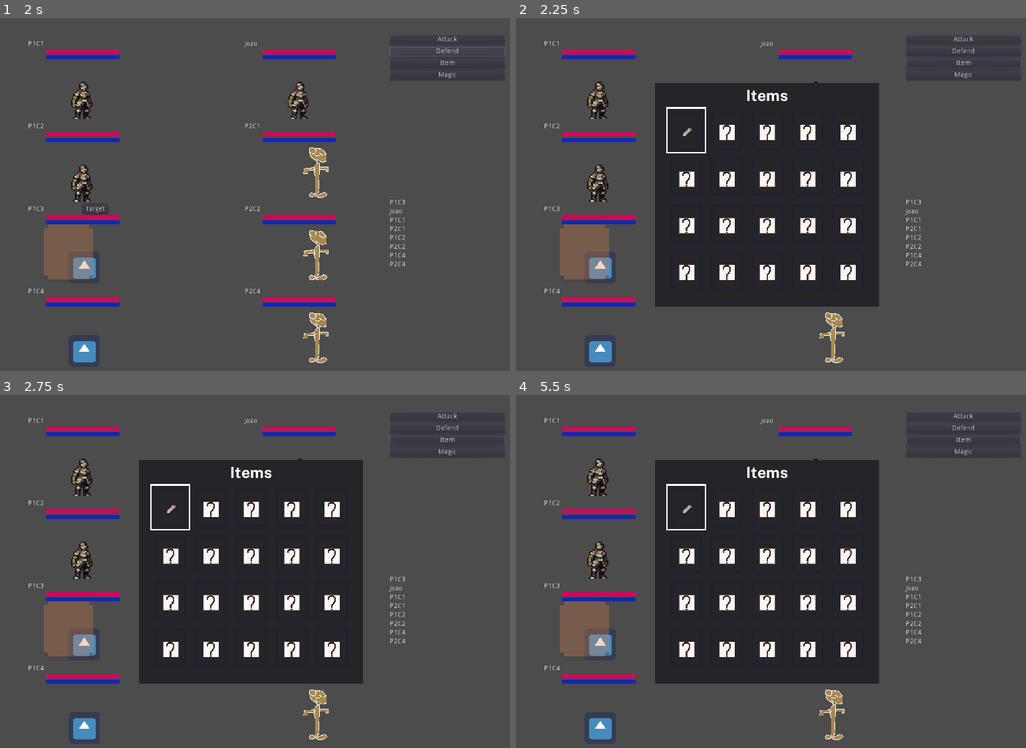
Above: before the commit, frames 1-4 (two rows, left to right).
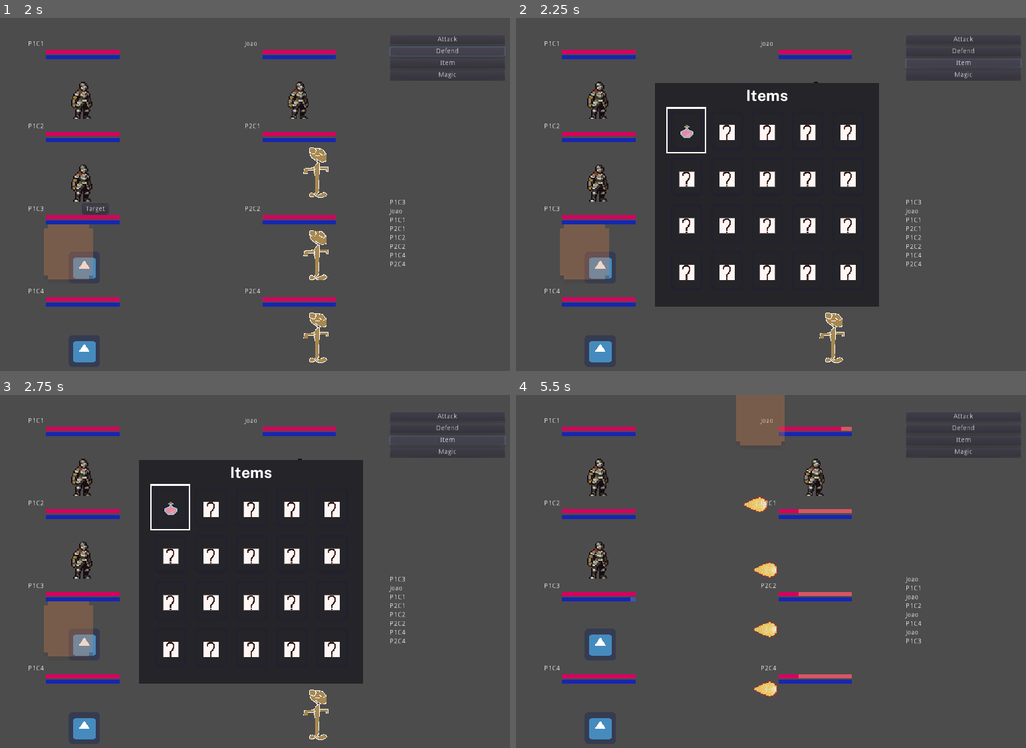
Above: after the commit, the same moments.

Repository: SiTOTG/Magic-Wars
Game: Godot game, scene res://Main.tscn
Two runs of this game, one before a commit and one after it. Both use one fixed random seed, a clock stepped at 60 frames per second and the inputs below. The engine's default icon, where the game draws it, is replaced by a stand-in: a white triangle on a blue panel in a dark square.
Inputs (mouse positions are in pixels of both pictures, inside the frame that each line leads up to):
- Up to frame 1 (2 s): click "Attack" at 0.5 s; click "Defend" at 1.25 s
- Up to frame 2 (2.25 s): click "Item" at 2 s
- Up to frame 3 (2.75 s): no input
- Up to frame 4 (5.5 s): click "Magic" at 2.75 s; click (964, 416) at 3.5 s, where only the run after the commit has a clickable "Fireball"; click (964, 507) at 4.25 s, where only the run after the commit has a clickable "Back"; click (765, 405) at 5 s, where only the run after the commit has a clickable "Confirm Attack All"

Frame 1 is identical in both runs. In frame 2, less than 0.1% of the frame differs, in the area x 32-35%, y 30-35%; in frame 3, less than 0.1%; in frame 4, 31%, in the area x 8-100%, y 0-98%.

Commit message:
Add action for the inventory
For now the item does not spend a turn, and does not have variations or animations or limit to items

Diff:
--- a/Actions/Action.gd
+++ b/Actions/Action.gd
@@ -33,6 +33,11 @@
 		selector.turn_order = turn_order
 		selector.ui = ui
 
+func init(action):
+	self.characters = action.characters
+	self.turn_order = action.turn_order
+	self.ui = action.ui
+
 func set_active(value):
 	if active == value:
 		return
--- a/Actions/ActionList.gd
+++ b/Actions/ActionList.gd
@@ -11,7 +11,6 @@
 	var button = Button.new()
 	button.text = action.action_name
 	button.connect("pressed", self, "set_active", [action])
-	button
 	if action.shortcut:
 		button.shortcut = action.shortcut
 	actionList.add_child(button)
--- a/Actions/ItemAction/ItemAction.gd
+++ b/Actions/ItemAction/ItemAction.gd
@@ -4,18 +4,23 @@
 const Inventory: = preload("res://World/Items/Inventory.tscn")
 
 var inventory: Inventory
+var action: Action
 
 func do_apply():
 	pass
 
 func do_activate():
 	inventory = Inventory.instance()
-
 	ui.add_child(inventory)
+# warning-ignore:return_value_discarded
 	inventory.connect("item_selected", self, "_on_item_selected")
 
 func _on_item_selected(item: Item):
 	self.active = false
+	self.action = item.action.duplicate(true)
+	self.action.init(self)
+
+	self.action.active = true
 	print(item.item_name)
 
 func do_deactivate():
--- a/Actions/Selectors/AllTargetSelector.gd
+++ b/Actions/Selectors/AllTargetSelector.gd
@@ -9,9 +9,10 @@
 const default_include = preload("res://Actions/Selectors/Targets/Enemy.tres")
 
 func _init():
-	confirm_button = ConfirmButton.instance()
-	confirm_button.text = "Confirm Attack All"
-	confirm_button.connect("pressed", self, "_confirm_callback")
+	if not Engine.editor_hint:
+		confirm_button = ConfirmButton.instance()
+		confirm_button.text = "Confirm Attack All"
+		confirm_button.connect("pressed", self, "_confirm_callback")
 
 func start_selection():
 	if not self.ui:
--- a/Actions/Selectors/SingleTargetSelector.gd
+++ b/Actions/Selectors/SingleTargetSelector.gd
@@ -26,7 +26,7 @@
 			if inclusion.size() == 1:
 				button.shortcut = ShortCut.new()
 				button.shortcut.shortcut = InputEventAction.new()
-				button.shortcut.shortcut.action = "ui_accept"
+				button.shortcut.shortcut.action = "Accept"
 			button.connect("pressed", self, "selection_callback", [character])
 			temp_buttons.append(button)
 
--- a/Actions/Spells/SpellAction.gd
+++ b/Actions/Spells/SpellAction.gd
@@ -8,6 +8,6 @@
 	var origin = turn_order.current_turn as CharacterNode
 	return origin.check_mp(manacost)
 
-func do_apply_action(targets):
+func do_apply_action(_targets):
 	var origin = turn_order.current_turn as CharacterNode
 	origin.mp -= manacost
--- a/Assets/spells/Fireball/FireballEffect.gd
+++ b/Assets/spells/Fireball/FireballEffect.gd
@@ -10,4 +10,5 @@
 func explode():
 	EffectPlayer.play_sfx(impact_sound)
 	play("Impact")
+# warning-ignore:return_value_discarded
 	connect("animation_finished", self, "queue_free")
--- a/Main.tscn
+++ b/Main.tscn
@@ -11,7 +11,6 @@
 [ext_resource path="res://Actions/ItemAction/ItemAction.tres" type="Resource" id=9]
 [ext_resource path="res://Assets/dummy.png" type="Texture" id=10]
 [ext_resource path="res://Character/CharacterSlot.tscn" type="PackedScene" id=11]
-[ext_resource path="res://Actions/Selectors/ConfirmButton.tscn" type="PackedScene" id=12]
 
 [sub_resource type="Resource" id=4]
 script = ExtResource( 5 )
@@ -217,6 +216,3 @@
 position = Vector2( 82, 96 )
 centered = false
 character = SubResource( 3 )
-
-[node name="ConfirmButton" parent="." instance=ExtResource( 12 )]
-visible = false
--- a/World/Items/HealthVial.tres
+++ b/World/Items/HealthVial.tres
@@ -1,9 +1,28 @@
-[gd_resource type="Resource" load_steps=3 format=2]
+[gd_resource type="Resource" load_steps=8 format=2]
 
 [ext_resource path="res://World/Items/Item.gd" type="Script" id=1]
 [ext_resource path="res://Assets/items/Potion3.png" type="Texture" id=2]
+[ext_resource path="res://Actions/Selectors/Targets/Self.tres" type="Resource" id=3]
+[ext_resource path="res://Actions/Attack.gd" type="Script" id=4]
+[ext_resource path="res://Actions/Selectors/SingleTargetSelector.gd" type="Script" id=5]
+
+[sub_resource type="Resource" id=3]
+script = ExtResource( 5 )
+exclude = [  ]
+include = [ ExtResource( 3 ) ]
+
+[sub_resource type="Resource" id=2]
+script = ExtResource( 4 )
+selector = SubResource( 3 )
+active = false
+action_name = "Heal"
+attack_animation = "Attack"
+optional_chain = [  ]
+flat_damage = -5
+damage_scale = 0
 
 [resource]
 script = ExtResource( 1 )
 icon = ExtResource( 2 )
 item_name = "Health Vial"
+action = SubResource( 2 )
--- a/World/Items/Inventory.gd
+++ b/World/Items/Inventory.gd
@@ -16,31 +16,31 @@
 		slot.connect("selected_item", self, "_on_item_selected")
 		slot.connect("hovered", self, "_on_slot_hovered", [slot])
 
-
-func _process(delta):
+func _process(_delta):
 	var origin = focus.get_position_in_parent()
 	var pos = origin
-	if Input.is_action_just_pressed("ui_accept"):
+	if Input.is_action_just_pressed("Accept"):
 		if focus and focus.item:
 			emit_signal("item_selected", focus.item)
-	if Input.is_action_just_pressed("ui_right"):
+	if Input.is_action_just_pressed("Right"):
 		pos = (origin + 1) % slots.get_child_count()
-	elif Input.is_action_just_pressed("ui_left"):
+	elif Input.is_action_just_pressed("Left"):
 		pos = origin - 1 if pos > 0 else slots.get_child_count()-1
-	elif Input.is_action_just_pressed("ui_up"):
+	elif Input.is_action_just_pressed("Up"):
 		pos = origin - slots.columns
 		if pos < 0:
 			pos = slots.get_child_count() + pos
-	elif Input.is_action_just_pressed("ui_down"):
+	elif Input.is_action_just_pressed("Down"):
 		pos = (origin + slots.columns) % slots.get_child_count()
 	if origin != pos:
 		var new = slots.get_children()[pos]
-#		if new.item:
-#			focus = new
+		if CURSOR_AVOID_EMPTY_SLOT and new.item:
+			focus = new
 		update_focus(new)
 
 func update_focus(new):
-	focus.focus = false
+	for slot in slots.get_children():
+		slot.focus = false
 	new.focus = true
 	focus = new
 
--- a/World/Items/Inventory.tscn
+++ b/World/Items/Inventory.tscn
@@ -15,7 +15,9 @@
 [node name="Inventory" type="Control"]
 anchor_right = 1.0
 anchor_bottom = 1.0
+mouse_filter = 2
 script = ExtResource( 7 )
+CURSOR_AVOID_EMPTY_SLOT = true
 
 [node name="MarginContainer" type="MarginContainer" parent="."]
 anchor_left = 0.5
--- a/project.godot
+++ b/project.godot
@@ -184,6 +184,58 @@
 
 [input]
 
+ui_accept={
+"deadzone": 0.5,
+"events": [  ]
+}
+ui_select={
+"deadzone": 0.5,
+"events": [  ]
+}
+ui_cancel={
+"deadzone": 0.5,
+"events": [  ]
+}
+ui_focus_next={
+"deadzone": 0.5,
+"events": [  ]
+}
+ui_focus_prev={
+"deadzone": 0.5,
+"events": [  ]
+}
+ui_left={
+"deadzone": 0.5,
+"events": [  ]
+}
+ui_right={
+"deadzone": 0.5,
+"events": [  ]
+}
+ui_up={
+"deadzone": 0.5,
+"events": [  ]
+}
+ui_down={
+"deadzone": 0.5,
+"events": [  ]
+}
+ui_page_up={
+"deadzone": 0.5,
+"events": [  ]
+}
+ui_page_down={
+"deadzone": 0.5,
+"events": [  ]
+}
+ui_home={
+"deadzone": 0.5,
+"events": [  ]
+}
+ui_end={
+"deadzone": 0.5,
+"events": [  ]
+}
 Attack={
 "deadzone": 0.5,
 "events": [ Object(InputEventKey,"resource_local_to_scene":false,"resource_name":"","device":0,"alt":false,"shift":false,"control":false,"meta":false,"command":false,"pressed":false,"scancode":65,"physical_scancode":0,"unicode":0,"echo":false,"script":null)
@@ -199,6 +251,32 @@
 "events": [ Object(InputEventKey,"resource_local_to_scene":false,"resource_name":"","device":0,"alt":false,"shift":false,"control":false,"meta":false,"command":false,"pressed":false,"scancode":83,"physical_scancode":0,"unicode":0,"echo":false,"script":null)
  ]
 }
+Accept={
+"deadzone": 0.5,
+"events": [ Object(InputEventKey,"resource_local_to_scene":false,"resource_name":"","device":0,"alt":false,"shift":false,"control":false,"meta":false,"command":false,"pressed":false,"scancode":0,"physical_scancode":32,"unicode":0,"echo":false,"script":null)
+, Object(InputEventKey,"resource_local_to_scene":false,"resource_name":"","device":0,"alt":false,"shift":false,"control":false,"meta":false,"command":false,"pressed":false,"scancode":0,"physical_scancode":16777221,"unicode":0,"echo":false,"script":null)
+ ]
+}
+Left={
+"deadzone": 0.5,
+"events": [ Object(InputEventKey,"resource_local_to_scene":false,"resource_name":"","device":0,"alt":false,"shift":false,"control":false,"meta":false,"command":false,"pressed":false,"scancode":0,"physical_scancode":16777231,"unicode":0,"echo":false,"script":null)
+ ]
+}
+Right={
+"deadzone": 0.5,
+"events": [ Object(InputEventKey,"resource_local_to_scene":false,"resource_name":"","device":0,"alt":false,"shift":false,"control":false,"meta":false,"command":false,"pressed":false,"scancode":0,"physical_scancode":16777233,"unicode":0,"echo":false,"script":null)
+ ]
+}
+Up={
+"deadzone": 0.5,
+"events": [ Object(InputEventKey,"resource_local_to_scene":false,"resource_name":"","device":0,"alt":false,"shift":false,"control":false,"meta":false,"command":false,"pressed":false,"scancode":0,"physical_scancode":16777232,"unicode":0,"echo":false,"script":null)
+ ]
+}
+Down={
+"deadzone": 0.5,
+"events": [ Object(InputEventKey,"resource_local_to_scene":false,"resource_name":"","device":0,"alt":false,"shift":false,"control":false,"meta":false,"command":false,"pressed":false,"scancode":0,"physical_scancode":16777234,"unicode":0,"echo":false,"script":null)
+ ]
+}
 
 [physics]
 
Binary file changed: Assets/items/Potion3.png
Not shown: 1 places in Main.tscn that only renumber resources
